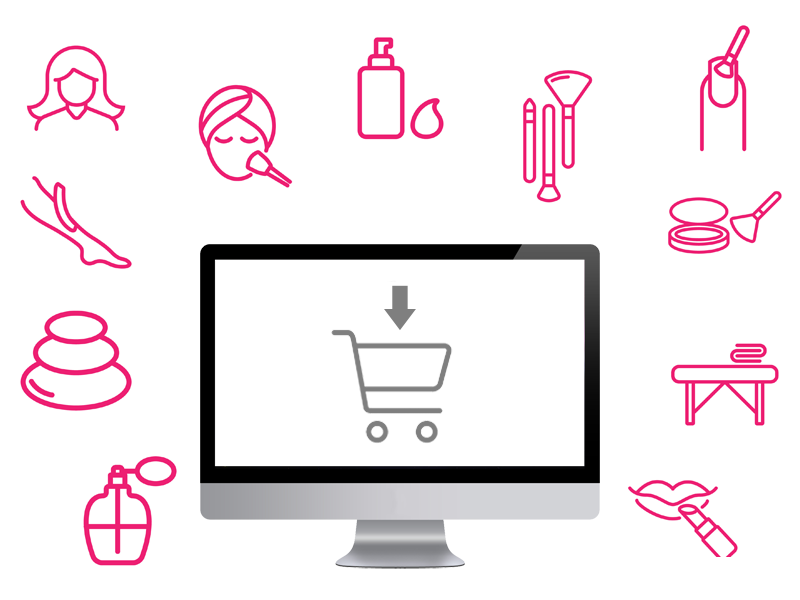
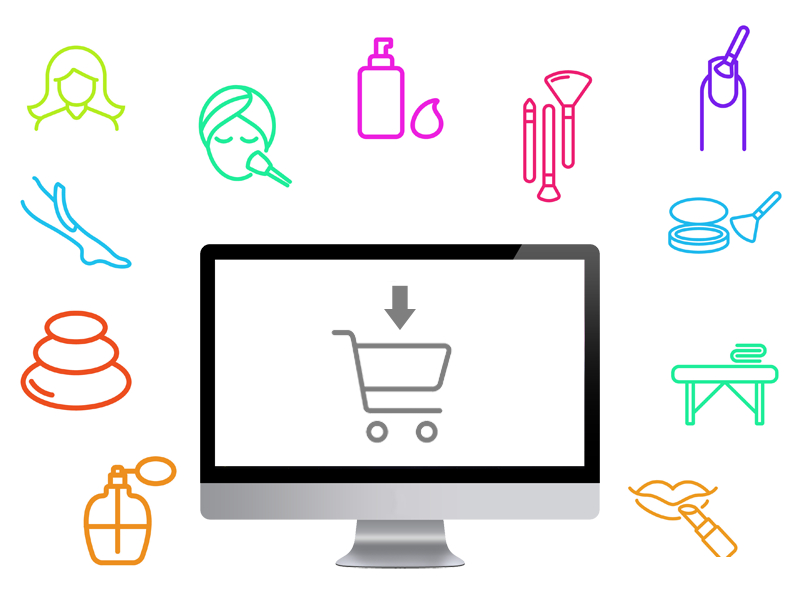
The second 800×600 image is a revision of the first. Changes to its layers:
painted on "female icons 1" over [20,25,782,566]
